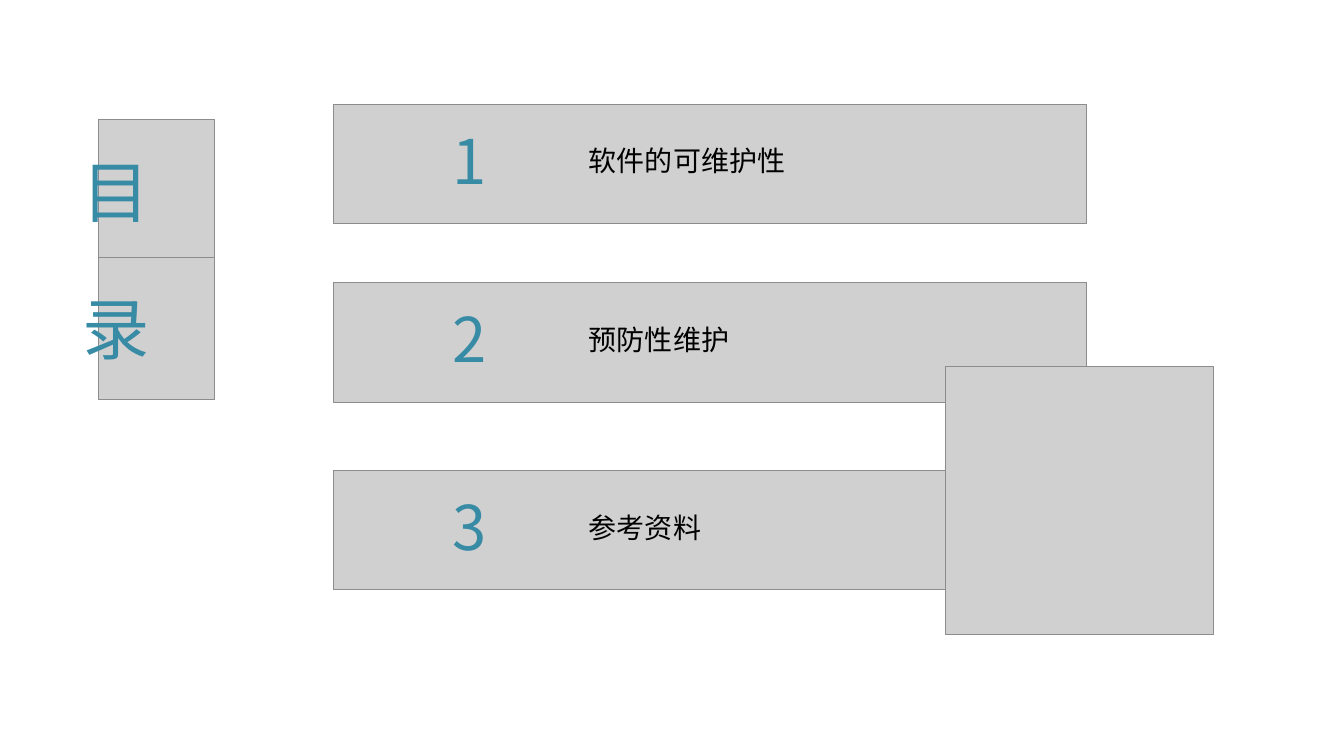
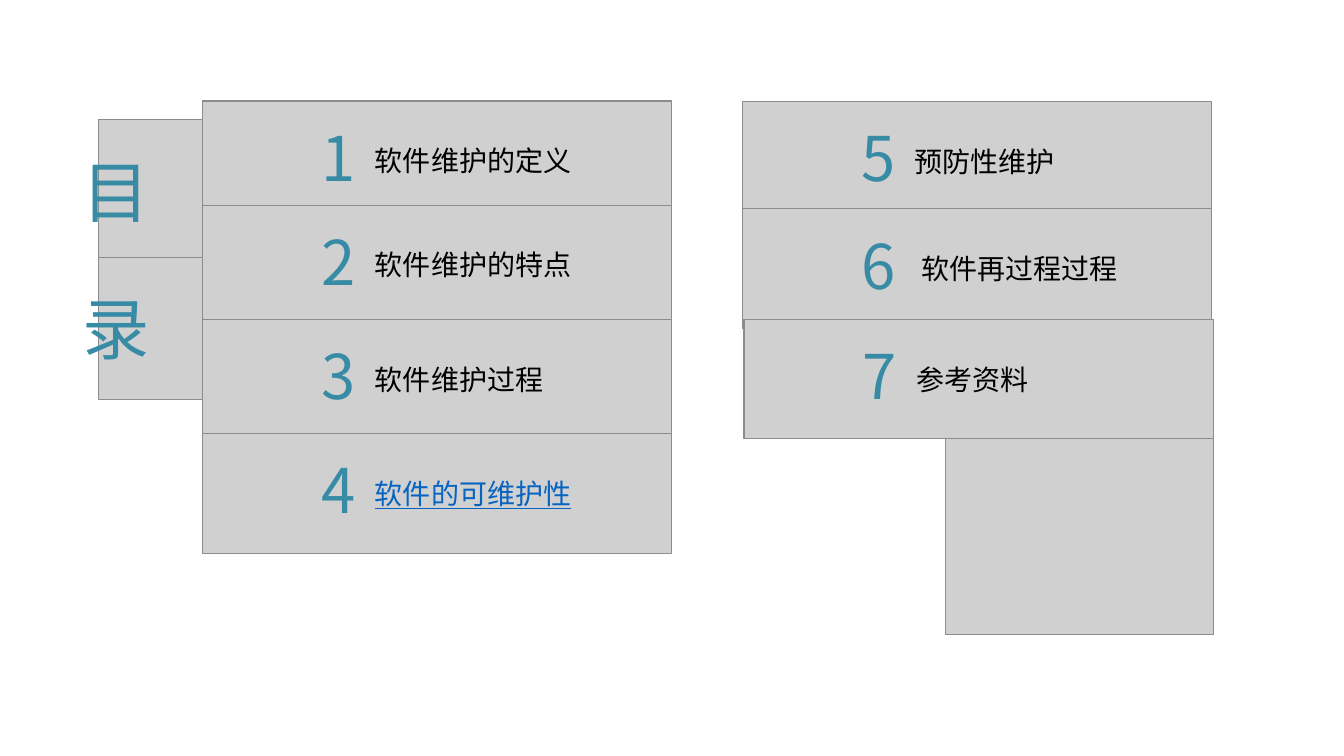
Before and after one commit to lenovo-wu/G11ZUCC, a slide deck: slide 2 of 翻转课堂2.pptx. Drawn at 1344x756 pixels with LibreOffice and Linux fonts; fonts in the diff are those of the drawing; grey boxes stand for pictures; background and template pictures are left out. Boxes give left, top, right and bottom in pixels: in the first picture for what was removed or moved away, otherwise in the second. Text is boxed around its words. In the diff, an @@ line names an element or a change of style, - is before the commit and + after.

```diff
--- a/翻转课堂2.pptx
+++ b/翻转课堂2.pptx
@@ picture: place and size @@
-picture at (334, 104, 1087, 224)
+picture at (203, 101, 673, 221)
@@ text "1": place and size @@
-text "1" at (452, 139, 486, 184)
+text "1" at (321, 136, 355, 181)
@@ picture added at (743, 102, 1213, 222) @@
@@ text at (375, 147, 571, 174): text changed @@
-软件的可维护性
+软件维护的定义
@@ text added at (861, 136, 895, 182), 44 pt, text #388BA5 @@
+5
@@ text "预防性维护": place and size @@
-text "预防性维护" at (589, 326, 729, 353)
+text "预防性维护" at (915, 148, 1055, 175)
@@ picture: place and size @@
-picture at (334, 471, 1087, 591)
+picture at (203, 206, 673, 326)
@@ picture added at (743, 209, 1213, 329) @@
@@ text "2": place and size @@
-text "2" at (452, 316, 486, 362)
+text "2" at (321, 239, 355, 285)
@@ text added at (375, 251, 571, 278), 20 pt, text #000000 @@
+软件维护的特点
@@ text added at (861, 243, 895, 290), 44 pt, text #388BA5 @@
+6
@@ text added at (921, 255, 1117, 282), 20 pt, text #000000 @@
+软件再过程过程
@@ picture added at (203, 320, 673, 440) @@
@@ picture: place and size @@
-picture at (334, 282, 1087, 402)
+picture at (744, 320, 1214, 440)
@@ text "3": place and size @@
-text "3" at (452, 504, 486, 551)
+text "3" at (321, 353, 355, 400)
@@ text added at (863, 354, 897, 399), 44 pt, text #388BA5 @@
+7
@@ text "参考资料": place and size @@
-text "参考资料" at (589, 514, 701, 541)
+text "参考资料" at (916, 366, 1028, 393)
@@ text added at (375, 366, 543, 393), 20 pt, text #000000 @@
+软件维护过程
@@ picture added at (203, 434, 673, 554) @@
@@ text added at (321, 468, 355, 513), 44 pt, text #388BA5 @@
+4
@@ text added at (375, 480, 571, 509), 20 pt, text #0563C1, underline @@
+软件的可维护性
```
Also in this commit, not shown: 19 other slides changed, 25 slides added.
